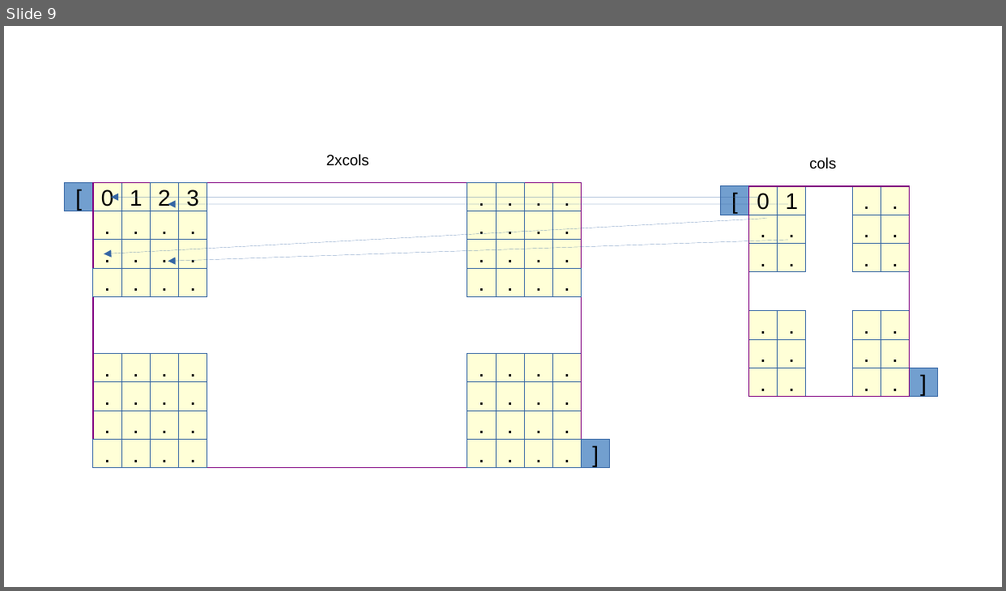
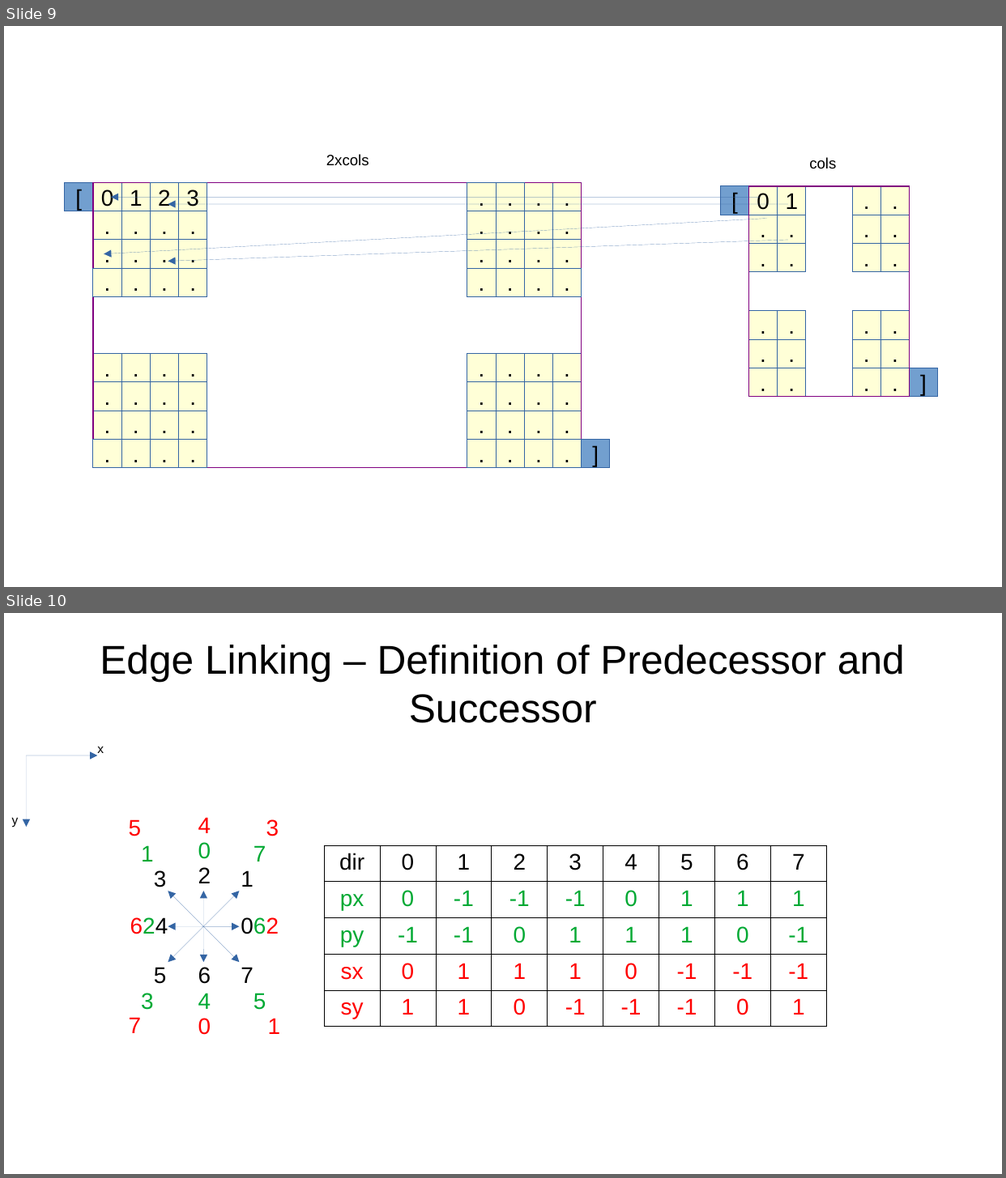
Before and after one commit to AxelTe/cvTestElectron, a slide deck: insides.odp. Shown one above the other, each under a label of ours: slide 9 before the commit, slides 9 and 10 after it. The pictures are 1006x591 and 1006x1178 pixels, drawn with LibreOffice and Linux fonts; fonts in the diff are those of the drawing. Boxes give left, top, right and bottom in pixels: in the first picture for what was removed or moved away, otherwise in the second. Text is boxed around its words. In the diff, an @@ line names an element or a change of style, - is before the commit and + after.

Commit message:
start with linking

```diff
--- a/insides.odp
+++ b/insides.odp
@@ slide 10 added at <box>4,613,1002,1174</box>, background #FFFFFF @@
@@ title added at <box>100,645,905,723</box>, 32 pt, text #000000 @@
+Edge Linking – Definition of Predecessor and Successor
@@ group added at <box>12,746,104,827</box>: 2 arrows, 2 texts @@
+x
+y
@@ table added at <box>325,845,830,1023</box>, 5 rows, 9 columns @@
+dir | 0 | 1 | 2 | 3 | 4 | 5 | 6 | 7
+px | 0 | -1 | -1 | -1 | 0 | 1 | 1 | 1
+py | -1 | -1 | 0 | 1 | 1 | 1 | 0 | -1
+sx | 0 | 1 | 1 | 1 | 0 | -1 | -1 | -1
+sy | 1 | 1 | 0 | -1 | -1 | -1 | 0 | 1
@@ group added at <box>129,817,281,1035</box>: 24 texts, 4 double arrows @@
+1
+2
+0
+3
+4
+5
+6
+7
+0
+1
+2
+3
+4
+5
+6
+7
+0
+1
+2
+3
+4
+5
+6
+7
```
Also in this commit, not shown: 1 slide changed, 4 other files.
